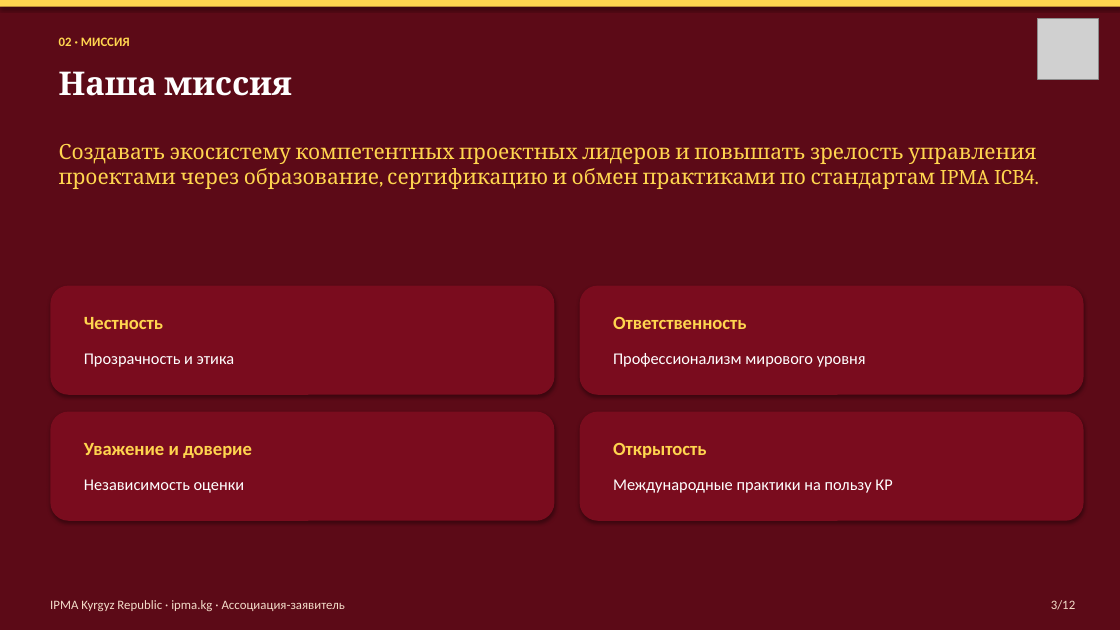
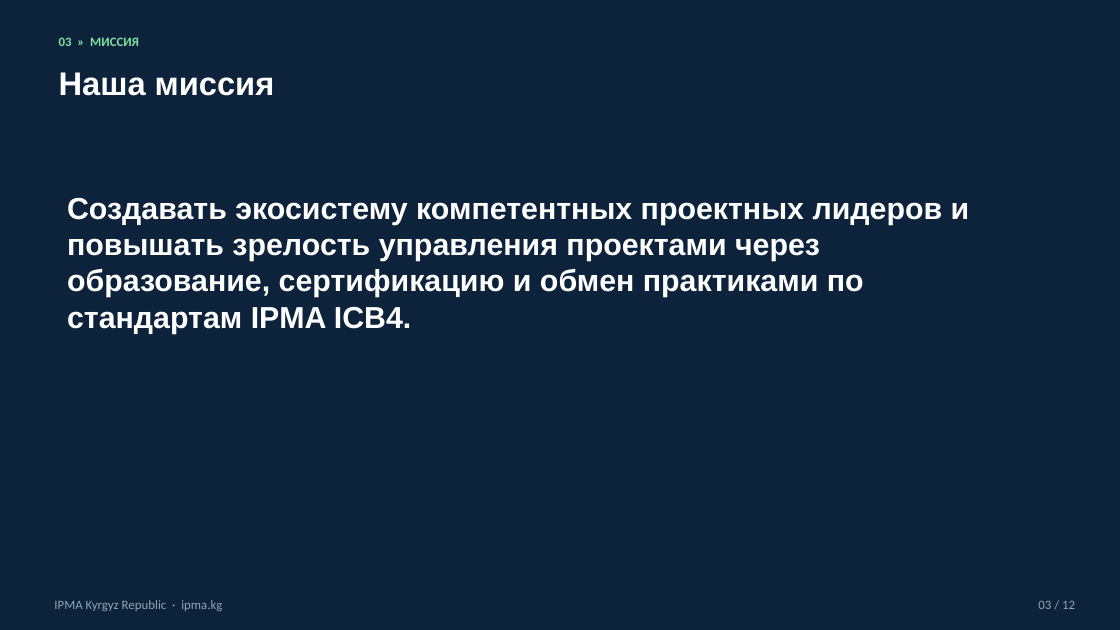
Before and after one commit to umekishev/umekishev, a slide deck: slide 3 of presentations/IPMA_Kyrgyzstan_CoD_Presentation.pptx. Drawn at 1120x630 pixels with LibreOffice and Linux fonts; fonts in the diff are those of the drawing; grey boxes stand for pictures. Boxes give left, top, right and bottom in pixels: in the first picture for what was removed or moved away, otherwise in the second. Text is boxed around its words. In the diff, an @@ line names an element or a change of style, - is before the commit and + after.

```diff
--- a/presentations/IPMA_Kyrgyzstan_CoD_Presentation.pptx
+++ b/presentations/IPMA_Kyrgyzstan_CoD_Presentation.pptx
@@ rectangle at [0, 0, 1120, 630]: fill #5C0A17 to #0D223B @@
@@ rectangle removed at [0, 0, 1120, 7] @@
@@ picture removed at [1038, 18, 1098, 79] @@
@@ text "Наша миссия" at [59, 72, 275, 96]: font Cambria to Arial @@
@@ text at [59, 37, 139, 46]: text changed; text colour #FFD54F to #7FE0A0 @@
-02 · МИССИЯ
+03 » МИССИЯ
@@ text "Создавать экосистему компетентных проектных лидеров ...": place and size @@
-text "Создавать экосистему компетентных проектных лидеров ..." at [59, 144, 1039, 189]
+text "Создавать экосистему компетентных проектных лидеров ..." at [67, 198, 970, 334]
@@ text "Создавать экосистему компетентных проектных лидеров ..." at [67, 198, 970, 334]: size 18 to 26 pt, font Cambria to Arial, text colour #FFD54F to #FFFFFF, bold on @@
@@ rounded rectangle removed at [50, 286, 555, 395] @@
@@ rounded rectangle removed at [580, 286, 1084, 395] @@
@@ text removed at [84, 317, 163, 329] @@
-Честность
@@ text removed at [613, 317, 747, 329] @@
-Ответственность
@@ text removed at [84, 353, 234, 367] @@
-Прозрачность и этика
@@ text removed at [613, 353, 866, 367] @@
-Профессионализм мирового уровня
@@ rounded rectangle removed at [50, 412, 555, 521] @@
@@ rounded rectangle removed at [580, 412, 1084, 521] @@
@@ text removed at [84, 443, 252, 458] @@
-Уважение и доверие
@@ text removed at [613, 443, 707, 458] @@
-Открытость
@@ text removed at [84, 479, 245, 493] @@
-Независимость оценки
@@ text removed at [613, 479, 892, 493] @@
-Международные практики на пользу КР
@@ text at [54, 600, 222, 611]: text changed; text colour #F3DCC9 to #8FA6B8 @@
-IPMA Kyrgyz Republic · ipma.kg · Ассоциация-заявитель
+IPMA Kyrgyz Republic · ipma.kg
@@ text at [1038, 601, 1075, 609]: text changed; text colour #F3DCC9 to #8FA6B8 @@
-3/12
+03 / 12
```
Also in this commit, not shown: 10 other slides changed, 1 slide added, 1 slide removed, 1 other file.
